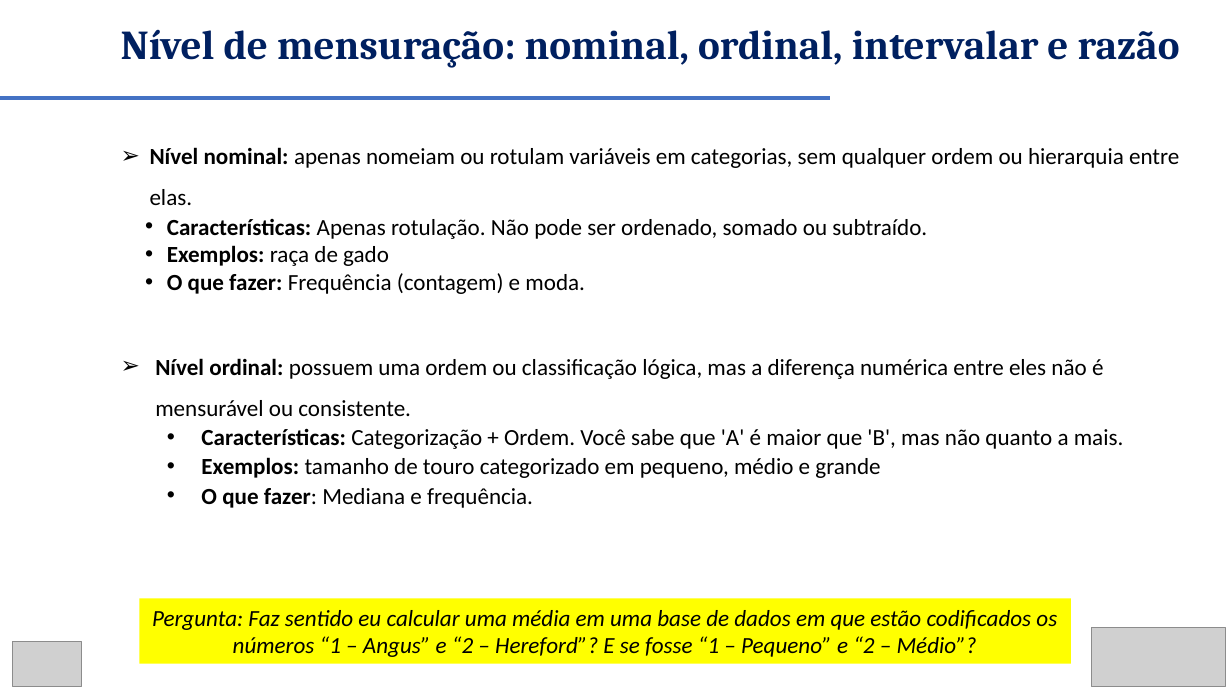
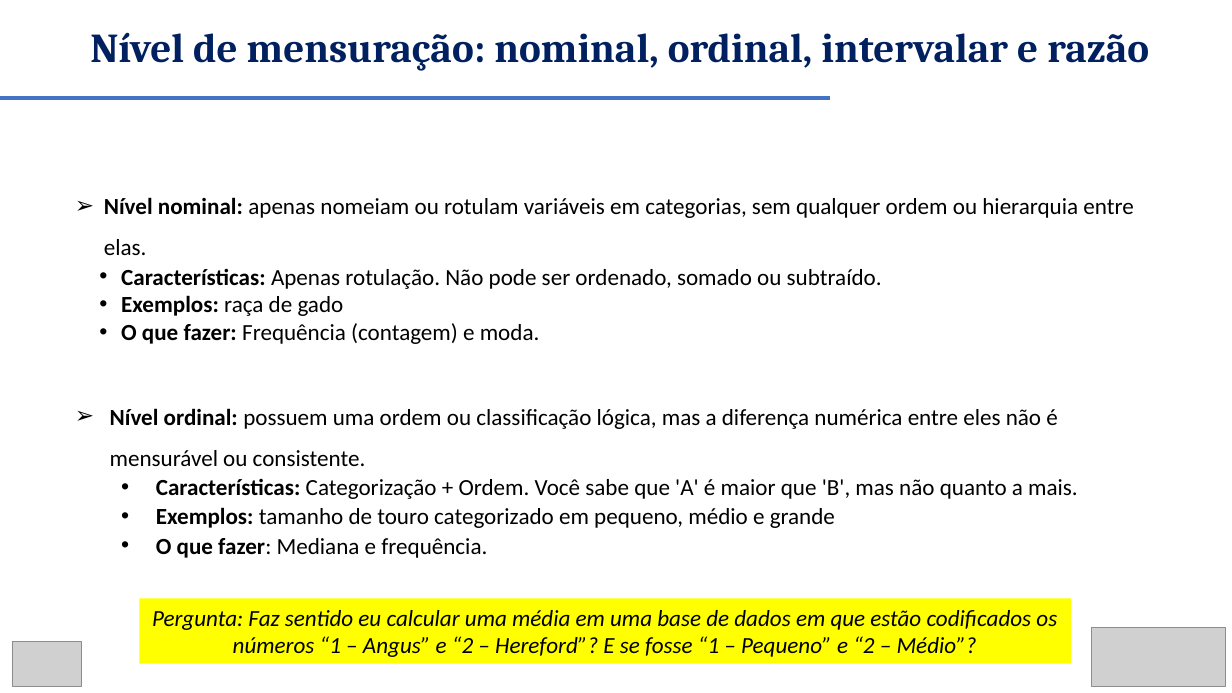
Before and after one commit to renanxcortes/teaching, a slide deck: slide 12 of Metodos_Estatisticos/slides/semana_1_a_2.pptx. Drawn at 1232x693 pixels with LibreOffice and Linux fonts; fonts in the diff are those of the drawing; grey boxes stand for pictures. Boxes give left, top, right and bottom in pixels: in the first picture for what was removed or moved away, otherwise in the second. Text is boxed around its words. In the diff, an @@ line names an element or a change of style, - is before the commit and + after.

```diff
--- a/Metodos_Estatisticos/slides/semana_1_a_2.pptx
+++ b/Metodos_Estatisticos/slides/semana_1_a_2.pptx
@@ text "Nível de mensuração: nominal, ordinal, ...": place and size @@
-text "Nível de mensuração: nominal, ordinal, ..." at (121, 30, 1180, 68)
+text "Nível de mensuração: nominal, ordinal, ..." at (90, 32, 1149, 71)
@@ text "Nível nominal: apenas nomeiam ou ...": place and size @@
-text "Nível nominal: apenas nomeiam ou ..." at (150, 147, 1179, 508)
+text "Nível nominal: apenas nomeiam ou ..." at (104, 197, 1133, 558)
```
Also in this commit, not shown: 5 other slides changed.
